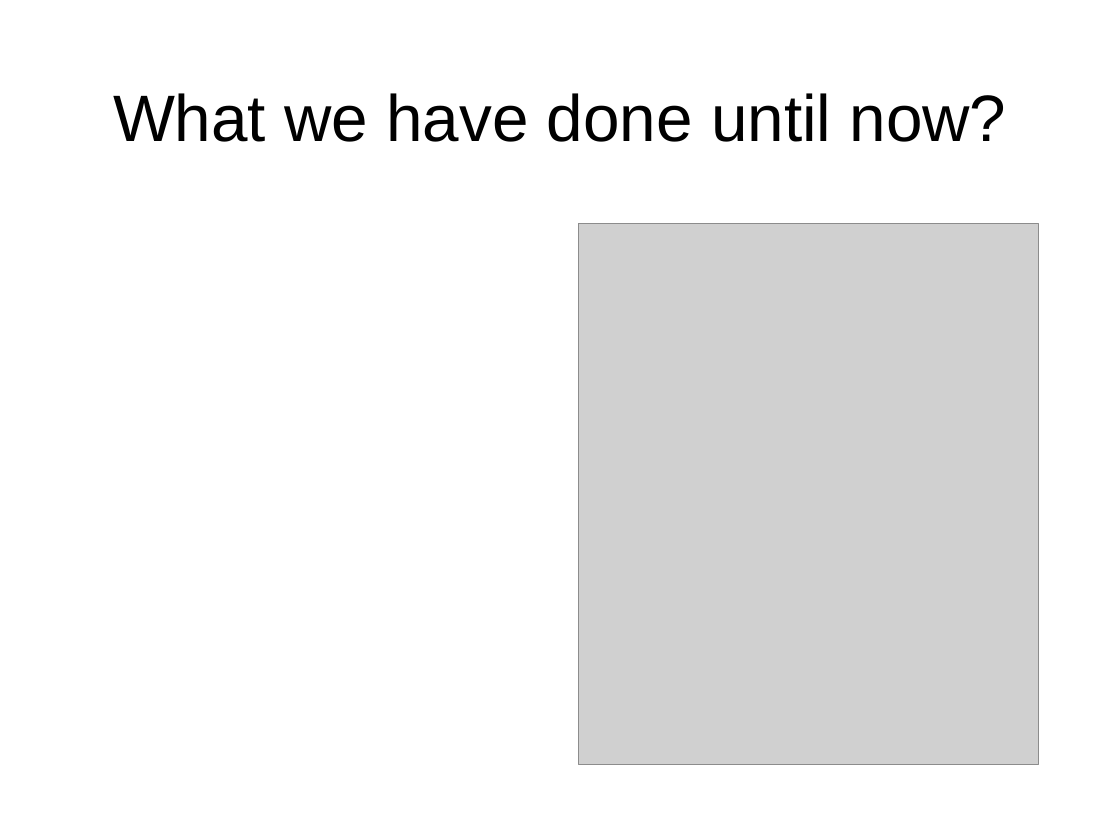
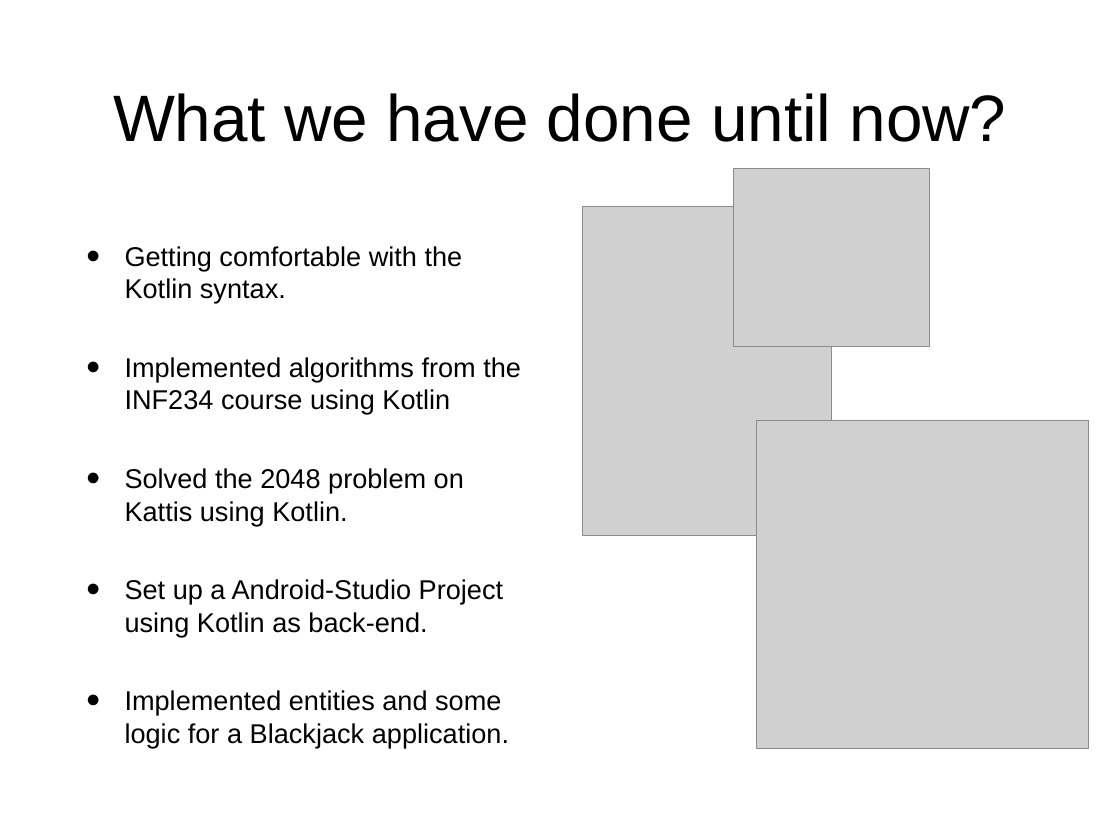
Before and after one commit to GardEngen/Blackjack, a slide deck: slide 4 of Project Presentation/Presentation.ppt. Drawn at 1120x840 pixels with LibreOffice and Linux fonts; fonts in the diff are those of the drawing; grey boxes stand for pictures. Boxes give left, top, right and bottom in pixels: in the first picture for what was removed or moved away, otherwise in the second. Text is boxed around its words. In the diff, an @@ line names an element or a change of style, - is before the commit and + after.

Commit message:
slides for what we've done, and what we plan to do

```diff
--- a/Project Presentation/Presentation.ppt
+++ b/Project Presentation/Presentation.ppt
@@ picture added at (x1=733, y1=169, x2=929, y2=347) @@
@@ picture added at (x1=583, y1=206, x2=832, y2=536) @@
@@ text added at (x1=125, y1=246, x2=521, y2=748), 24.8 pt, text #000000 @@
+• Getting comfortable with the Kotlin syntax.
+• Implemented algorithms from the INF234 course using Kotlin
+• Solved the 2048 problem on Kattis using Kotlin.
+• Set up a Android-Studio Project using Kotlin as back-end.
+• Implemented entities and some logic for a Blackjack application.
@@ picture resized from (x1=579, y1=223, x2=1038, y2=764) to (x1=756, y1=420, x2=1088, y2=748) @@
```
Also in this commit, not shown: 2 other slides changed.
